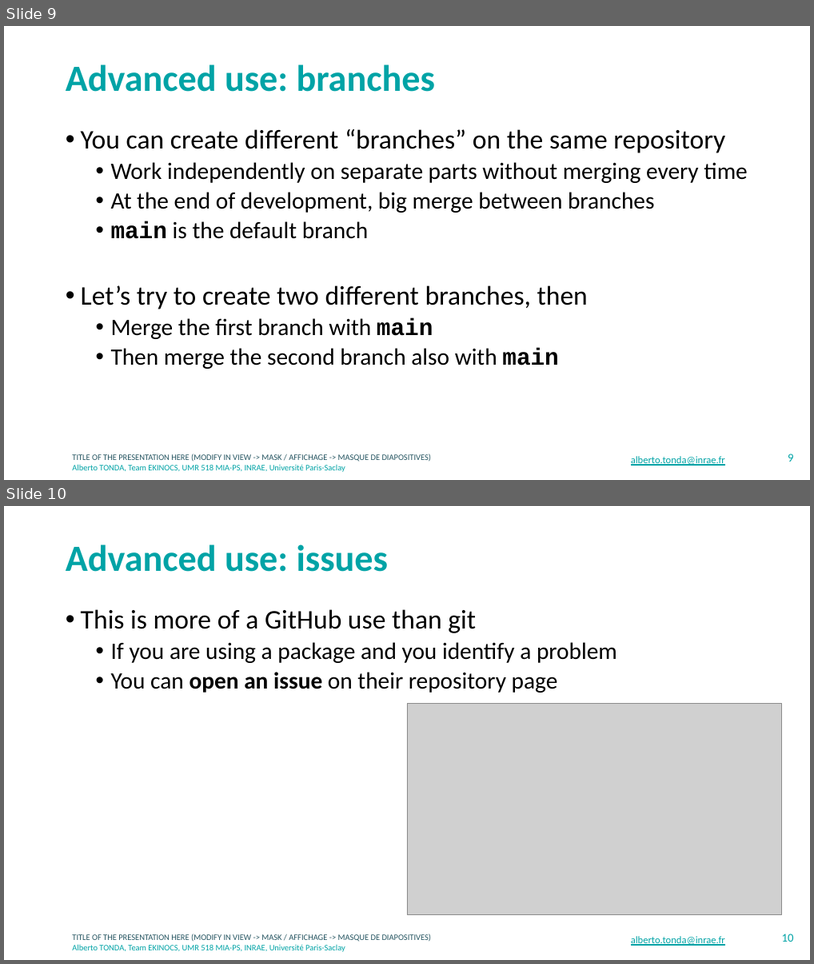
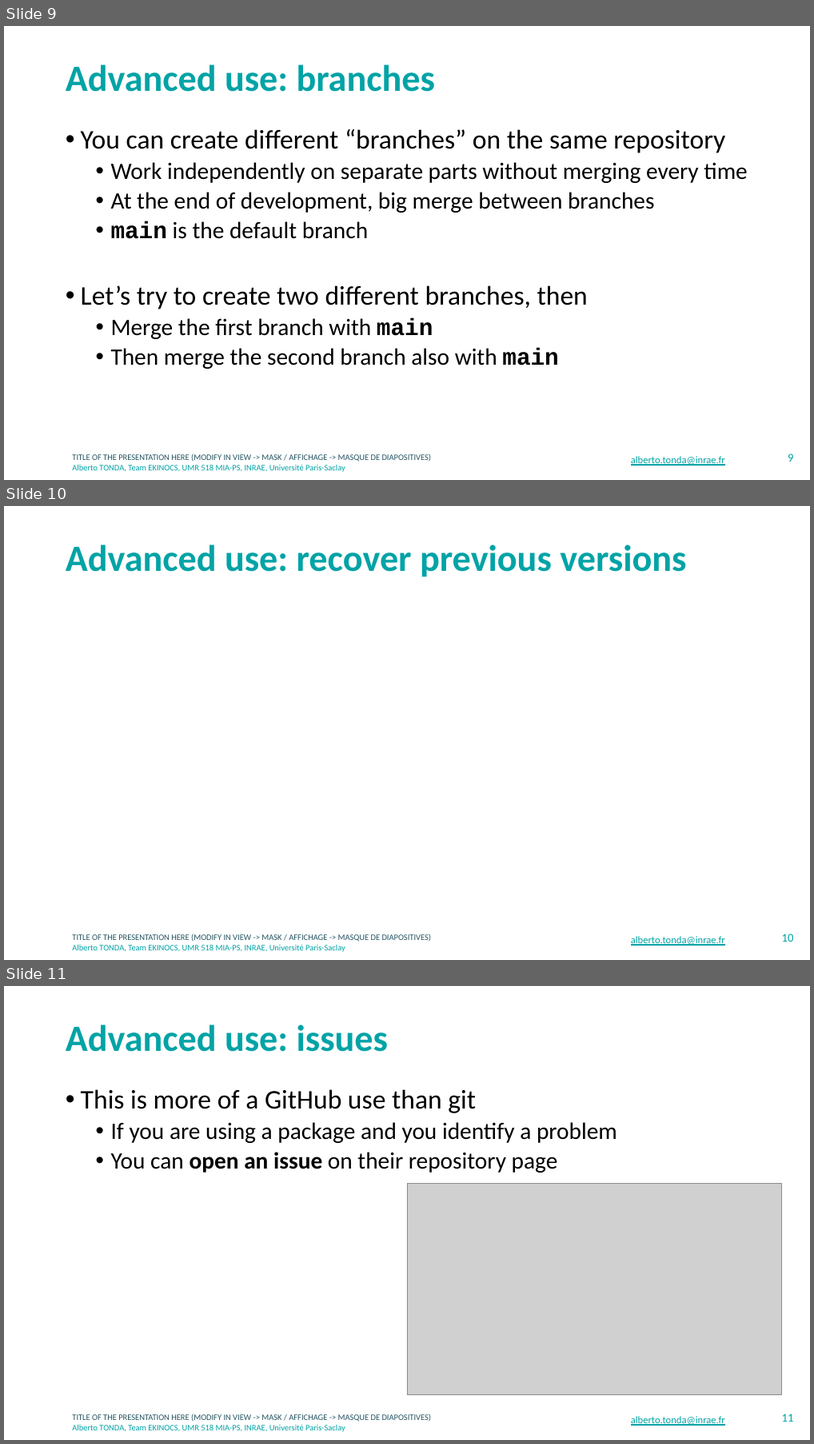
Before and after one commit to albertotonda/teaching, a slide deck: crash-course-on-data-science/git.pptx. Shown one above the other, each under a label of ours: slides 9 and 10 before the commit, slides 9, 10 and 11 after it. The pictures are 814x964 and 814x1444 pixels, drawn with LibreOffice and Linux fonts; fonts in the diff are those of the drawing; grey boxes stand for pictures; background and template pictures are left out. Boxes give left, top, right and bottom in pixels: in the first picture for what was removed or moved away, otherwise in the second. Text is boxed around its words. In the diff, an @@ line names an element or a change of style, - is before the commit and + after.

```diff
--- a/crash-course-on-data-science/git.pptx
+++ b/crash-course-on-data-science/git.pptx
@@ slide 10 added at (4, 506, 810, 960), background #FFFFFF; not listed: 2 template elements that a slide beside it also shows @@
@@ title added at (66, 544, 686, 577), 44 pt, text #00A3A6, bold @@
+Advanced use: recover previous versions
@@ text added at (631, 936, 726, 945), 12 pt, text #00A3A6, underline @@
+alberto.tonda@inrae.fr
@@ page number added at (782, 933, 794, 941), 14 pt, text #00A3A6 @@
+10
@@ what was slide 10 is now slide 11 @@
@@ page number at (782, 1413, 794, 1421): text changed @@
-10
+11
```
Also in this commit, not shown: 1 other file.
